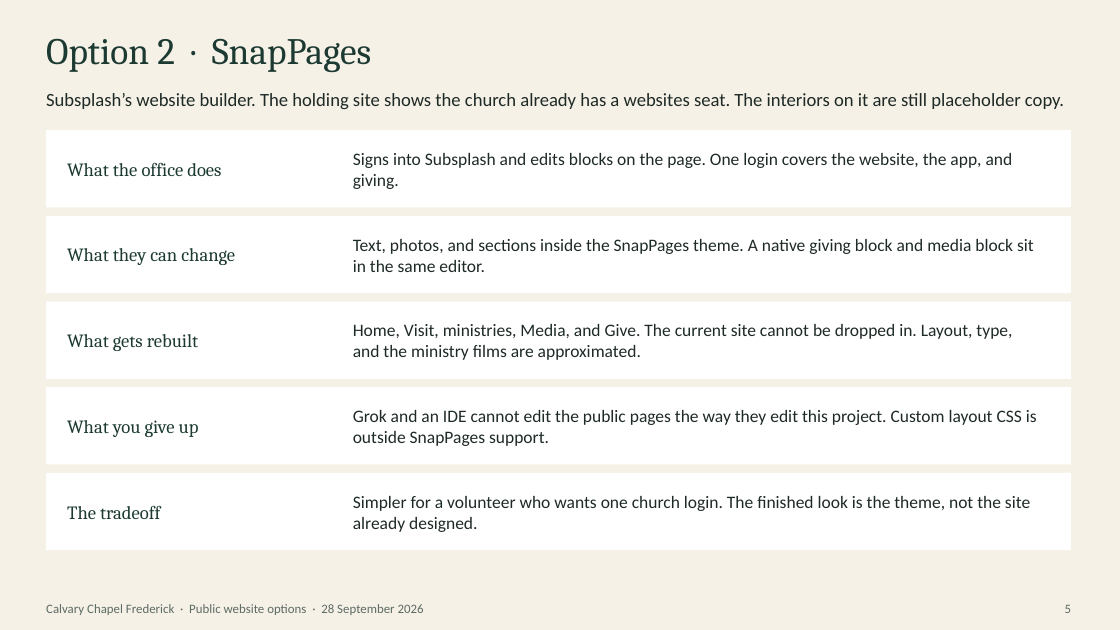
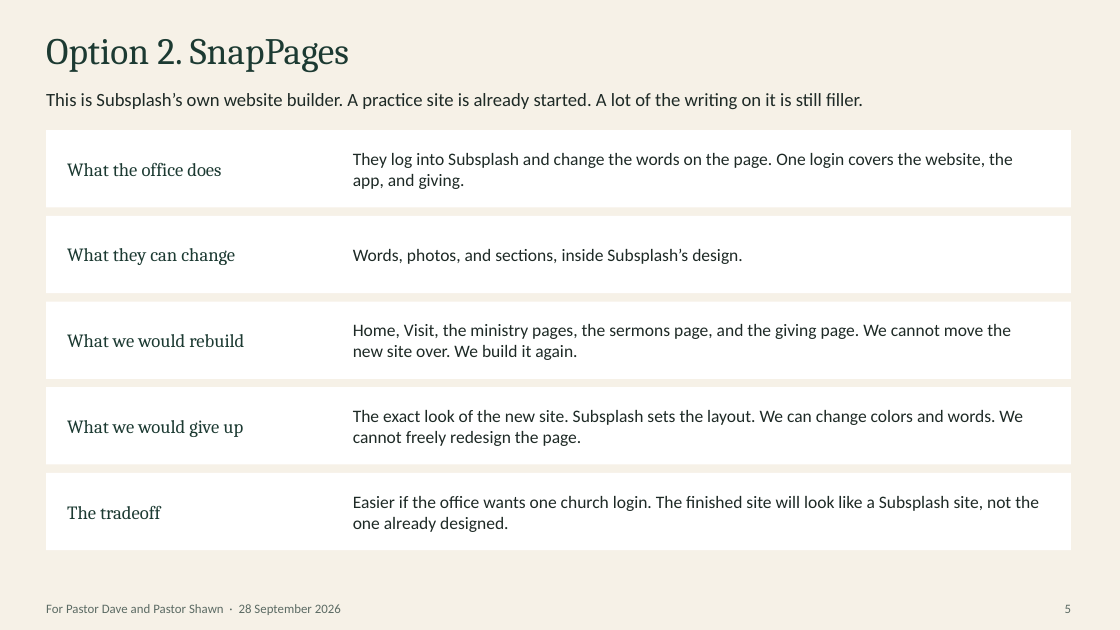
Before and after one commit to NSDQ-160th/calvary-frederick, a slide deck: slide 5 of docs/website-options.pptx. Drawn at 1120x630 pixels with LibreOffice and Linux fonts; fonts in the diff are those of the drawing. Boxes give left, top, right and bottom in pixels: in the first picture for what was removed or moved away, otherwise in the second. Text is boxed around its words. In the diff, an @@ line names an element or a change of style, - is before the commit and + after.

Commit message:
docs: rewrite the website choice for Pastor Dave and Pastor Shawn
The deck now explains Tina and SnapPages in plain language, with the app, giving, and sermons staying on Subsplash either way.

```diff
--- a/docs/website-options.pptx
+++ b/docs/website-options.pptx
@@ text at (46, 38, 349, 72): text changed @@
-Option 2 · SnapPages
+Option 2. SnapPages
@@ text at (46, 93, 863, 109): text changed @@
-Subsplash’s website builder. The holding site shows the church already has a websites seat. The interiors on it are still placeholder copy.
+This is Subsplash’s own website builder. A practice site is already started. A lot of the writing on it is still filler.
@@ text at (353, 153, 1013, 189): text changed @@
-Signs into Subsplash and edits blocks on the page. One login covers the website, the app, and giving.
+They log into Subsplash and change the words on the page. One login covers the website, the app, and giving.
@@ text at (353, 249, 743, 264): text changed @@
-Text, photos, and sections inside the SnapPages theme. A native giving block and media block sit in the same editor.
+Words, photos, and sections, inside Subsplash’s design.
@@ text at (353, 324, 1011, 360): text changed @@
-Home, Visit, ministries, Media, and Give. The current site cannot be dropped in. Layout, type, and the ministry films are approximated.
+Home, Visit, the ministry pages, the sermons page, and the giving page. We cannot move the new site over. We build it again.
@@ text at (67, 334, 244, 347): text changed @@
-What gets rebuilt
+What we would rebuild
@@ text at (353, 410, 1023, 446): text changed @@
-Grok and an IDE cannot edit the public pages the way they edit this project. Custom layout CSS is outside SnapPages support.
+The exact look of the new site. Subsplash sets the layout. We can change colors and words. We cannot freely redesign the page.
@@ text at (67, 420, 243, 437): text changed @@
-What you give up
+What we would give up
@@ text at (353, 496, 1039, 532): text changed @@
-Simpler for a volunteer who wants one church login. The finished look is the theme, not the site already designed.
+Easier if the office wants one church login. The finished site will look like a Subsplash site, not the one already designed.
@@ text at (46, 604, 341, 615): text changed @@
-Calvary Chapel Frederick · Public website options · 28 September 2026
+For Pastor Dave and Pastor Shawn · 28 September 2026
```
Also in this commit, not shown: 7 other slides changed.
